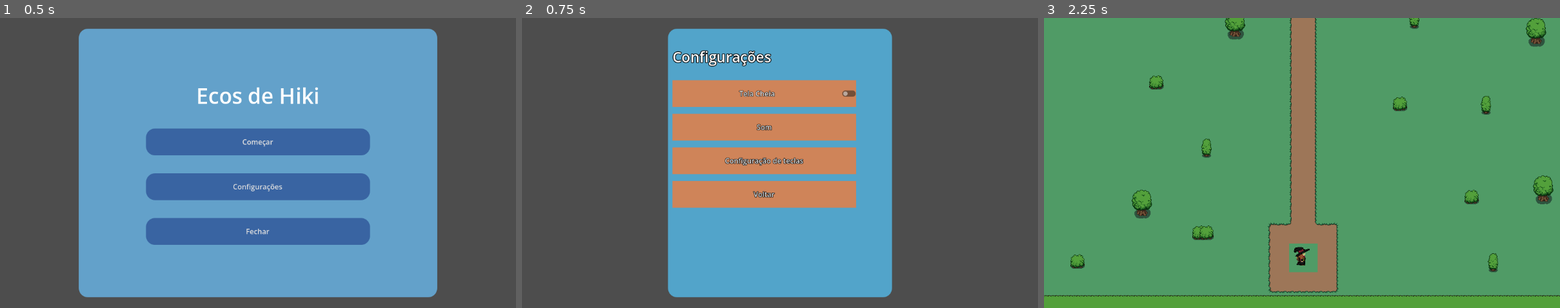
Above: before the commit, frames 1-3 (left to right).
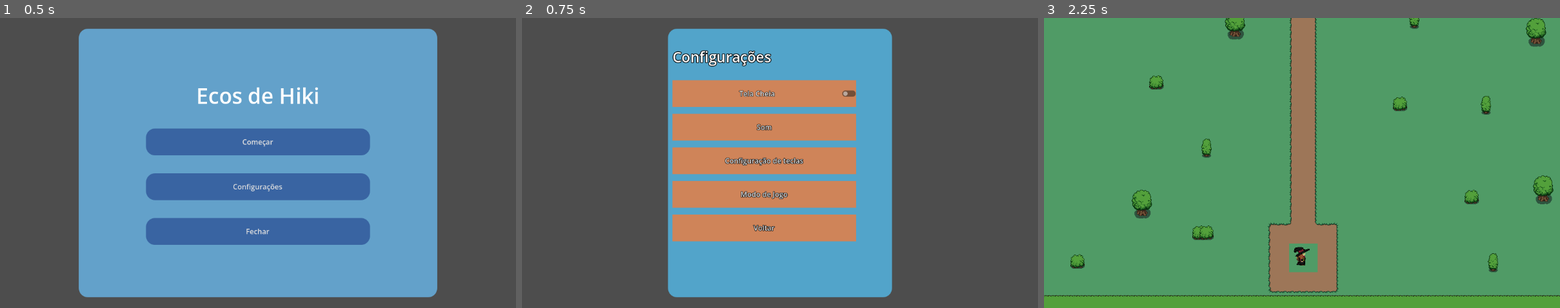
Above: after the commit, the same moments.

Repository: KidovieckF/ecos-tg
Game: Godot game, scene res://Cenas/Mundo/Menu_inicial.tscn
Two runs of this game, one before a commit and one after it. Both use one fixed random seed, a clock stepped at 60 frames per second and the inputs below. The engine's default icon, where the game draws it, is replaced by a stand-in: a white triangle on a blue panel in a dark square.
Inputs:
- Up to frame 1 (0.5 s): no input
- Up to frame 2 (0.75 s): click "Configurações" at 0.5 s
- Up to frame 3 (2.25 s): click "Voltar" at 1.25 s; click "Começar" at 2 s

Frame 1 is identical in both runs. In frame 2, 3.5% of the frame differs, in the area x 29-65%, y 59-78%; in frame 3, nothing differs.

Commit message:
12/08 13:01
Implementação dos dois modos de jogo, Direcional e Mouse

Diff:
--- a/Cenas/Inimigos/sala_teste.tscn
+++ b/Cenas/Inimigos/sala_teste.tscn
@@ -8,7 +8,9 @@
 [ext_resource type="PackedScene" uid="uid://tg2ghdhmth" path="res://Cenas/Player/player.tscn" id="5_iqsdl"]
 [ext_resource type="PackedScene" uid="uid://cn8y5s0pru1up" path="res://Cenas/Mundo/HUD.tscn" id="6_4qyc7"]
 [ext_resource type="Resource" uid="uid://cdc5maehwv413" path="res://Recursos/Player/Alice.tres" id="7_2w4bb"]
+[ext_resource type="Resource" uid="uid://ddmiyd4uofc2b" path="res://Recursos/Armas/Missil.tres" id="8_iqsdl"]
 [ext_resource type="Resource" uid="uid://dx613t2wpryvs" path="res://Recursos/Armas/Arma_mods.tres" id="9_dyyns"]
+[ext_resource type="PackedScene" uid="uid://cukq5y8hrtubj" path="res://Cenas/Inimigos/Miniboss/Miniboss_base.tscn" id="11_4qyc7"]
 
 [sub_resource type="TileSetAtlasSource" id="TileSetAtlasSource_2w4bb"]
 texture = ExtResource("1_cyofo")
@@ -127,6 +129,10 @@
 [node name="Player" parent="." unique_id=2096888764 instance=ExtResource("5_iqsdl")]
 position = Vector2(281, 311)
 personagem = ExtResource("7_2w4bb")
+arma = ExtResource("8_iqsdl")
 proj_mods = ExtResource("9_dyyns")
 
 [node name="HUD" parent="." unique_id=856288748 instance=ExtResource("6_4qyc7")]
+
+[node name="Miniboss" parent="." unique_id=1074078104 instance=ExtResource("11_4qyc7")]
+position = Vector2(679, 315)
--- a/Cenas/Mundo/Lobby/Selecao_Arma.tscn
+++ b/Cenas/Mundo/Lobby/Selecao_Arma.tscn
@@ -1,7 +1,7 @@
 [gd_scene format=3 uid="uid://c4v0irdmavpp2"]
 
 [ext_resource type="Script" uid="uid://bgkbpgqknvjps" path="res://Scripts/Mundo/Lobby/selecao_arma.gd" id="1_v3ayk"]
-[ext_resource type="Script" uid="uid://bmxf0u4dayjym" path="res://Recursos/arma_recurso.gd" id="2_ism1s"]
+[ext_resource type="Script" uid="uid://bmxf0u4dayjym" path="res://Recursos/Armas/arma_recurso.gd" id="2_ism1s"]
 [ext_resource type="Resource" uid="uid://ddmiyd4uofc2b" path="res://Recursos/Armas/Missil.tres" id="3_6irj2"]
 [ext_resource type="Resource" uid="uid://bk7atnl1twgbk" path="res://Recursos/Armas/Circulo_Fogo.tres" id="4_0sn3p"]
 [ext_resource type="Resource" uid="uid://b36ypyd4u11v7" path="res://Recursos/Armas/Laser.tres" id="5_snjkb"]
--- a/Cenas/Mundo/NPCS/npc.tscn
+++ b/Cenas/Mundo/NPCS/npc.tscn
@@ -2,10 +2,11 @@
 
 [ext_resource type="Texture2D" uid="uid://bh6fc76w8pbv7" path="res://icon.svg" id="1_7d1ki"]
 [ext_resource type="Script" uid="uid://y42mjlpgpaur" path="res://Scripts/Mundo/NPCS/npc.gd" id="1_jfeb3"]
-[ext_resource type="Script" uid="uid://b1j7iupjo2avo" path="res://Recursos/FalaRecurso.gd" id="2_pga6u"]
+[ext_resource type="Script" uid="uid://b1j7iupjo2avo" path="res://Recursos/Npcs/FalaRecurso.gd" id="2_pga6u"]
 [ext_resource type="Resource" uid="uid://xerumnbc3lwc" path="res://Recursos/Npcs/Dialogos/Dialogo1.tres" id="3_6s67h"]
 [ext_resource type="Resource" uid="uid://dcmd1h5obd6fo" path="res://Recursos/Npcs/Dialogos/Dialogo1.2.tres" id="4_6s67h"]
 [ext_resource type="Resource" uid="uid://bgbermybki7fo" path="res://Recursos/Npcs/Dialogos/Dialogo1.3.tres" id="5_tcd3m"]
+
 
 [sub_resource type="CircleShape2D" id="CircleShape2D_jfeb3"]
 radius = 78.160095
--- a/Cenas/Mundo/configs.tscn
+++ b/Cenas/Mundo/configs.tscn
@@ -101,6 +101,17 @@
 theme_override_styles/hover = SubResource("StyleBoxFlat_gkp0h")
 text = "Controles"
 
+[node name="modoBtn" type="Button" parent="GridContainer/Panel/MarginContainer/VBoxContainer2/VBoxContainer" unique_id=537505925]
+unique_name_in_owner = true
+custom_minimum_size = Vector2(30, 60)
+layout_mode = 2
+theme_override_constants/outline_size = 4
+theme_override_constants/h_separation = 10
+theme_override_styles/normal = SubResource("StyleBoxFlat_h6ouc")
+theme_override_styles/pressed = SubResource("StyleBoxFlat_ghvyg")
+theme_override_styles/hover = SubResource("StyleBoxFlat_gkp0h")
+text = "Modo de Jogo"
+
 [node name="voltarBtn" type="Button" parent="GridContainer/Panel/MarginContainer/VBoxContainer2/VBoxContainer" unique_id=681556278]
 unique_name_in_owner = true
 custom_minimum_size = Vector2(30, 60)
@@ -113,4 +124,5 @@
 
 [connection signal="toggled" from="GridContainer/Panel/MarginContainer/VBoxContainer2/VBoxContainer/viewBtn" to="." method="_on_view_btn_toggled"]
 [connection signal="pressed" from="GridContainer/Panel/MarginContainer/VBoxContainer2/VBoxContainer/keyBindBtn" to="." method="_on_key_bind_btn_pressed"]
+[connection signal="pressed" from="GridContainer/Panel/MarginContainer/VBoxContainer2/VBoxContainer/modoBtn" to="." method="_on_modo_btn_pressed"]
 [connection signal="pressed" from="GridContainer/Panel/MarginContainer/VBoxContainer2/VBoxContainer/voltarBtn" to="." method="_on_voltar_btn_pressed"]
--- /dev/null
+++ b/Cenas/Page/ModoJogo_Page.tscn
@@ -0,0 +1,151 @@
+[gd_scene format=3 uid="uid://c2h6ln6wms0te"]
+
+[ext_resource type="Script" uid="uid://bhtqiq2wxffrw" path="res://Scripts/Page/MododeJogo_Page.gd" id="1_5v471"]
+
+[sub_resource type="StyleBoxFlat" id="StyleBoxFlat_22k4p"]
+bg_color = Color(0.20116621, 0.6701982, 0.73026145, 1)
+corner_radius_top_left = 20
+corner_radius_top_right = 20
+corner_radius_bottom_right = 20
+corner_radius_bottom_left = 20
+corner_detail = 20
+
+[sub_resource type="StyleBoxFlat" id="StyleBoxFlat_06ul2"]
+bg_color = Color(0.79090595, 0.5359514, 0.3105779, 1)
+
+[sub_resource type="StyleBoxFlat" id="StyleBoxFlat_0sntc"]
+bg_color = Color(0.8003111, 0.54096544, 0.0056778886, 1)
+corner_radius_top_left = 20
+corner_radius_top_right = 20
+corner_radius_bottom_right = 20
+corner_radius_bottom_left = 20
+
+[sub_resource type="StyleBoxFlat" id="StyleBoxFlat_7715k"]
+bg_color = Color(0.8117647, 0.5176471, 0.34901962, 1)
+
+[sub_resource type="StyleBoxFlat" id="StyleBoxFlat_ry0mj"]
+bg_color = Color(0.5568628, 0.3254902, 0.19215687, 1)
+
+[sub_resource type="StyleBoxFlat" id="StyleBoxFlat_kcudh"]
+bg_color = Color(0.5568628, 0.3254902, 0.19215687, 1)
+
+[node name="Control" type="Control" unique_id=778765263]
+layout_mode = 3
+anchors_preset = 15
+anchor_right = 1.0
+anchor_bottom = 1.0
+grow_horizontal = 2
+grow_vertical = 2
+script = ExtResource("1_5v471")
+
+[node name="Panel" type="Panel" parent="." unique_id=501589667]
+custom_minimum_size = Vector2(500, 600)
+layout_mode = 1
+anchors_preset = 8
+anchor_left = 0.5
+anchor_top = 0.5
+anchor_right = 0.5
+anchor_bottom = 0.5
+offset_left = -250.0
+offset_top = -300.0
+offset_right = 250.0
+offset_bottom = 300.0
+grow_horizontal = 2
+grow_vertical = 2
+size_flags_horizontal = 6
+size_flags_vertical = 6
+theme_override_styles/panel = SubResource("StyleBoxFlat_22k4p")
+
+[node name="MarginContainer" type="MarginContainer" parent="Panel" unique_id=1403887249]
+layout_mode = 1
+anchors_preset = 15
+anchor_right = 1.0
+anchor_bottom = 1.0
+grow_horizontal = 2
+grow_vertical = 2
+theme_override_constants/margin_left = 30
+theme_override_constants/margin_top = 20
+theme_override_constants/margin_right = 30
+theme_override_constants/margin_bottom = 30
+
+[node name="VBoxContainer2" type="VBoxContainer" parent="Panel/MarginContainer" unique_id=343447408]
+layout_mode = 2
+theme_override_constants/separation = 36
+
+[node name="Label" type="Label" parent="Panel/MarginContainer/VBoxContainer2" unique_id=1292902458]
+layout_mode = 2
+theme_override_constants/outline_size = 8
+theme_override_font_sizes/font_size = 32
+text = "Modos de Jogo"
+horizontal_alignment = 1
+vertical_alignment = 1
+
+[node name="Panel" type="Panel" parent="Panel/MarginContainer/VBoxContainer2" unique_id=1600791492]
+custom_minimum_size = Vector2(400, 30)
+layout_mode = 2
+size_flags_horizontal = 8
+
+[node name="ModoDirecional" type="CheckButton" parent="Panel/MarginContainer/VBoxContainer2/Panel" unique_id=670372322]
+unique_name_in_owner = true
+layout_mode = 1
+anchors_preset = 15
+anchor_right = 1.0
+anchor_bottom = 1.0
+grow_horizontal = 2
+grow_vertical = 2
+size_flags_horizontal = 4
+size_flags_vertical = 4
+theme_override_styles/normal = SubResource("StyleBoxFlat_06ul2")
+text = "Modo Direcional"
+
+[node name="Label2" type="Label" parent="Panel/MarginContainer/VBoxContainer2" unique_id=957948402]
+custom_minimum_size = Vector2(400, 50)
+layout_mode = 2
+size_flags_horizontal = 8
+theme_override_styles/normal = SubResource("StyleBoxFlat_0sntc")
+text = "Nesse modo o tiro vai na direção que a
+está olhando."
+horizontal_alignment = 1
+vertical_alignment = 1
+
+[node name="Panel2" type="Panel" parent="Panel/MarginContainer/VBoxContainer2" unique_id=53284146]
+custom_minimum_size = Vector2(400, 30)
+layout_mode = 2
+size_flags_horizontal = 8
+
+[node name="ModoMouse" type="CheckButton" parent="Panel/MarginContainer/VBoxContainer2/Panel2" unique_id=317992285]
+unique_name_in_owner = true
+layout_mode = 1
+anchors_preset = 15
+anchor_right = 1.0
+anchor_bottom = 1.0
+grow_horizontal = 2
+grow_vertical = 2
+size_flags_horizontal = 4
+size_flags_vertical = 4
+theme_override_styles/normal = SubResource("StyleBoxFlat_06ul2")
+text = "Modo Mouse"
+
+[node name="Label3" type="Label" parent="Panel/MarginContainer/VBoxContainer2" unique_id=1981337317]
+custom_minimum_size = Vector2(400, 50)
+layout_mode = 2
+size_flags_horizontal = 8
+theme_override_styles/normal = SubResource("StyleBoxFlat_0sntc")
+text = "Nesse modo a persnoagem atira na direção
+que o mouse está"
+horizontal_alignment = 1
+vertical_alignment = 1
+
+[node name="voltarBtn" type="Button" parent="Panel/MarginContainer/VBoxContainer2" unique_id=661851645]
+unique_name_in_owner = true
+custom_minimum_size = Vector2(30, 60)
+layout_mode = 2
+size_flags_vertical = 8
+theme_override_styles/normal = SubResource("StyleBoxFlat_7715k")
+theme_override_styles/pressed = SubResource("StyleBoxFlat_ry0mj")
+theme_override_styles/hover = SubResource("StyleBoxFlat_kcudh")
+text = "Voltar"
+
+[connection signal="toggled" from="Panel/MarginContainer/VBoxContainer2/Panel/ModoDirecional" to="." method="_on_modo_direcional_toggled"]
+[connection signal="toggled" from="Panel/MarginContainer/VBoxContainer2/Panel2/ModoMouse" to="." method="_on_modo_mouse_toggled"]
+[connection signal="pressed" from="Panel/MarginContainer/VBoxContainer2/voltarBtn" to="." method="_on_voltar_btn_pressed"]
--- a/Recursos/Armas/Magia1.tres
+++ b/Recursos/Armas/Magia1.tres
@@ -1,7 +1,8 @@
 [gd_resource type="Resource" script_class="ArmaRecurso" format=3 uid="uid://nqd3f7pgsn57"]
 
-[ext_resource type="Script" uid="uid://bmxf0u4dayjym" path="res://Recursos/arma_recurso.gd" id="1_ldopy"]
+[ext_resource type="Script" uid="uid://bmxf0u4dayjym" path="res://Recursos/Armas/arma_recurso.gd" id="1_ldopy"]
 [ext_resource type="PackedScene" uid="uid://b4pgpn82u17im" path="res://Cenas/Player/Magias/Magia1.tscn" id="1_x3rwy"]
+
 
 [resource]
 script = ExtResource("1_ldopy")
--- a/Recursos/Armas/arma_fogo.gd
+++ b/Recursos/Armas/arma_fogo.gd
@@ -4,7 +4,7 @@
 @export var debuff_fogo : DebuffsData
 
 
-func usar_arma(player,delta,dano_mult, dano_add):
+func usar_arma(player,delta,dano_mult, dano_add, direcao):
 	var daninho = (dano + dano_add) * dano_mult
 	var i = 0
 	if player.get_node("VolleyCooldown").is_stopped():
--- a/Recursos/arma_recurso.gd
+++ b/Recursos/Armas/arma_recurso.gd
@@ -7,7 +7,7 @@
 @export var efeito : PackedScene
 @export var textura : Texture
 
-func usar_arma(player,delta,dano_mult,dano_add):
+func usar_arma(player,delta,dano_mult,dano_add, direcao):
 	pass
 
 func parar_uso(player):
--- a/Recursos/Armas/gravity.gd
+++ b/Recursos/Armas/gravity.gd
@@ -4,7 +4,7 @@
 var buracos_ativo = []
 var buracos_totais = 1
 
-func usar_arma(player,delta,dano_mult, dano_add):
+func usar_arma(player,delta,dano_mult, dano_add, direcao):
 	if buracos_ativo.size() < buracos_totais:
 		var dano_atual = dano
 		dano_atual += dano_add
@@ -14,7 +14,7 @@
 		novo_gravity.scale *= player.proj_mods.tamanho
 		player.get_parent().add_child(novo_gravity)
 		novo_gravity.global_position = player.global_position
-		novo_gravity.start(dano_atual, player.global_position, speed)
+		novo_gravity.start(dano_atual, player.global_position, speed, direcao)
 		player.get_node("AttackTimer").start()
 		buracos_ativo.append(novo_gravity)
 		novo_gravity.tree_exited.connect(func():
--- a/Recursos/Armas/laser.gd
+++ b/Recursos/Armas/laser.gd
@@ -5,7 +5,7 @@
 var dano_atual = dano
 var charge_ativo = null
 
-func usar_arma(player,delta,dano_mult, dano_add):
+func usar_arma(player,delta,dano_mult, dano_add, direcao):
 	dano_atual += dano_add
 	dano_atual *= dano_mult
 	if player.get_node("AttackTimer").is_stopped():
--- a/Recursos/Armas/missil_mag.gd
+++ b/Recursos/Armas/missil_mag.gd
@@ -5,7 +5,7 @@
 var cooldown = 0
 
 
-func disparar_burst(player, dano_mult, dano_add, proj_por_burst):
+func disparar_burst(player, dano_mult, dano_add, proj_por_burst,direcao):
 	for i in range(proj_por_burst):
 		var dano_atual = dano
 		dano_atual += dano_add
@@ -14,10 +14,10 @@
 		novo_missil.scale *= player.proj_mods.tamanho
 		player.get_parent().add_child(novo_missil)
 		novo_missil.global_position = player.global_position
-		novo_missil.start(dano_atual, player.proj_mods.velocidade, proj_por_burst, i, player.proj_mods.bounces, player.proj_mods.perfurante)
+		novo_missil.start(dano_atual, player.proj_mods.velocidade, proj_por_burst, i, player.proj_mods.bounces, player.proj_mods.perfurante, direcao)
 
 
-func usar_arma(player, delta, dano_mult, dano_add):
+func usar_arma(player, delta, dano_mult, dano_add, direcao):
 	print("atirei")
 	var total = player.proj_mods.rajada
 	var proj_por_burst = player.proj_mods.proj_extras + 1
@@ -25,13 +25,13 @@
 
 	for idx in range(total):
 		if idx == 0:
-			disparar_burst(player, dano_mult, dano_add, proj_por_burst)
+			disparar_burst(player, dano_mult, dano_add, proj_por_burst, direcao)
 		else:
 			var timer = player.get_tree().create_timer(idx * intervalo)
 			timer.timeout.connect(func():
-				disparar_burst(player, dano_mult, dano_add, proj_por_burst)
+				disparar_burst(player, dano_mult, dano_add, proj_por_burst, direcao)
 			)
+	player.get_node("AttackTimer").start()
 
-	player.get_node("AttackTimer").start()
 func parar_uso(player):
 	pass
--- a/Recursos/Npcs/Dialogos/Dialogo1.2.tres
+++ b/Recursos/Npcs/Dialogos/Dialogo1.2.tres
@@ -1,6 +1,7 @@
 [gd_resource type="Resource" script_class="FalaRecurso" format=3 uid="uid://dcmd1h5obd6fo"]
 
-[ext_resource type="Script" uid="uid://b1j7iupjo2avo" path="res://Recursos/FalaRecurso.gd" id="1_rxaj6"]
+[ext_resource type="Script" uid="uid://b1j7iupjo2avo" path="res://Recursos/Npcs/FalaRecurso.gd" id="1_rxaj6"]
+
 
 [resource]
 script = ExtResource("1_rxaj6")
--- a/Recursos/Npcs/Dialogos/Dialogo1.3.tres
+++ b/Recursos/Npcs/Dialogos/Dialogo1.3.tres
@@ -1,6 +1,7 @@
 [gd_resource type="Resource" script_class="FalaRecurso" format=3 uid="uid://bgbermybki7fo"]
 
-[ext_resource type="Script" uid="uid://b1j7iupjo2avo" path="res://Recursos/FalaRecurso.gd" id="1_6hftc"]
+[ext_resource type="Script" uid="uid://b1j7iupjo2avo" path="res://Recursos/Npcs/FalaRecurso.gd" id="1_6hftc"]
+
 
 [resource]
 script = ExtResource("1_6hftc")
--- a/Recursos/Npcs/Dialogos/Dialogo1.tres
+++ b/Recursos/Npcs/Dialogos/Dialogo1.tres
@@ -1,8 +1,9 @@
 [gd_resource type="Resource" script_class="FalaRecurso" format=3 uid="uid://xerumnbc3lwc"]
 
-[ext_resource type="Script" uid="uid://b1j7iupjo2avo" path="res://Recursos/FalaRecurso.gd" id="1_aikou"]
+[ext_resource type="Script" uid="uid://b1j7iupjo2avo" path="res://Recursos/Npcs/FalaRecurso.gd" id="1_aikou"]
 [ext_resource type="Resource" uid="uid://dcmd1h5obd6fo" path="res://Recursos/Npcs/Dialogos/Dialogo1.2.tres" id="2_va6yy"]
 [ext_resource type="Resource" uid="uid://bgbermybki7fo" path="res://Recursos/Npcs/Dialogos/Dialogo1.3.tres" id="3_5fq4k"]
+
 
 [resource]
 script = ExtResource("1_aikou")
--- a/Recursos/Player/Alice.tres
+++ b/Recursos/Player/Alice.tres
@@ -1,6 +1,6 @@
 [gd_resource type="Resource" script_class="player_data" format=3 uid="uid://cdc5maehwv413"]
 
-[ext_resource type="Script" uid="uid://bu1g8tbdi60p8" path="res://Recursos/player_recurso.gd" id="1_868og"]
+[ext_resource type="Script" uid="uid://bu1g8tbdi60p8" path="res://Recursos/Player/player_recurso.gd" id="1_868og"]
 
 [resource]
 script = ExtResource("1_868og")
--- a/Scripts/Magias/gravity.gd
+++ b/Scripts/Magias/gravity.gd
@@ -17,7 +17,7 @@
 	if inimigos_dentro.size() > 0:
 		for inimigo in inimigos_dentro:
 			if is_instance_valid(inimigo):
-				var direcao = (centro_global - inimigo.global_position).normalized()
+				var direcao = direcao_bala
 				inimigo.position += direcao * 100 * delta
 
 func _on_body_entered(body: Node2D) -> void:
@@ -25,10 +25,10 @@
 		inimigos_dentro.append(body)
 		dentro = true
 
-func start(dano, player_pos, speed):
+func start(dano, player_pos, speed, direcao):
 	bala_speed = speed
 	bala_dano = dano
-	direcao_bala = (get_global_mouse_position() - player_pos).normalized()
+	direcao_bala = direcao
 
 
 
--- a/Scripts/Mundo/RunData.gd
+++ b/Scripts/Mundo/RunData.gd
@@ -7,7 +7,7 @@
 var arma_escolhida: ArmaRecurso
 var proj_mods: ProjMods
 
-# snapshot do player (usado ao trocar de andar)
+
 var vida_max := 0.0
 var vida_atual := 0.0
 var xp_atual := 0.0
@@ -16,6 +16,8 @@
 var dano_adicional := 0
 var dificuldade = 1
 var mult_dificuldade = 1 + (dificuldade * 0.05)
+
+var gamemode = "Mouse"
 
 func multiplicar_dificuldade() -> float:
 	return 1.0 + dificuldade * 0.05
--- a/Scripts/Mundo/configs.gd
+++ b/Scripts/Mundo/configs.gd
@@ -36,3 +36,7 @@
 
 func _on_voltar_btn_pressed() -> void:
 	get_tree().change_scene_to_file("res://Cenas/Mundo/Menu_inicial.tscn")
+
+
+func _on_modo_btn_pressed() -> void:
+	get_tree().change_scene_to_file("res://Cenas/Page/ModoJogo_Page.tscn")
--- /dev/null
+++ b/Scripts/Page/MododeJogo_Page.gd
@@ -0,0 +1,31 @@
+extends Control
+
+
+func _ready() -> void:
+	pass
+
+
+func _process(delta: float) -> void:
+	pass
+
+
+
+
+func _on_modo_direcional_toggled(toggled_on: bool) -> void:
+	if toggled_on:
+		RunData.gamemode = "Direcional"
+		%ModoMouse.set_pressed_no_signal(false) # Desliga em modo furtivo!
+
+
+
+
+
+func _on_modo_mouse_toggled(toggled_on: bool) -> void:
+	if toggled_on:
+		RunData.gamemode = "Mouse"
+		print(RunData.gamemode)
+		%ModoDirecional.set_pressed_no_signal(false)
+
+
+func _on_voltar_btn_pressed() -> void:
+	get_tree().change_scene_to_file("res://Cenas/Mundo/configs.tscn")
--- a/Scripts/Player/missil_magico.gd
+++ b/Scripts/Player/missil_magico.gd
@@ -41,14 +41,14 @@
 
 
 
-func start(dano, speed, projeteis, indice, bounce, perfurante):
+func start(dano, speed, projeteis, indice, bounce, perfurante, direcao):
 	bounces = bounce
 	indice_projetil = indice
 	q_projeteis = projeteis
 	dano_bala = dano
 	speed_bala = speed
 	perfurante_cena = perfurante
-	direction = (get_global_mouse_position() - global_position).normalized()
+	direction = direcao
 	var desvio = (indice_projetil - (q_projeteis - 1) / 2.0) * 20.0
 	direction = direction.rotated(deg_to_rad(desvio))
 	$Destruir.start()
--- a/Scripts/Player/player.gd
+++ b/Scripts/Player/player.gd
@@ -20,6 +20,8 @@
 var dashando = false
 var direcao_dash = Vector2.ZERO
 
+var direcao_tiro
+
 @onready var sprite = $Sprite2D
 @onready var hud = get_tree().get_first_node_in_group("HUD")
 var game_over_scene = preload("res://Cenas/Mundo/Game_over.tscn")
@@ -29,6 +31,7 @@
 var magia1 = preload("res://Cenas/Player/Magias/Magia1.tscn")
 
 func _ready() -> void:
+
 	if RecursosGlobais.arma_escolhida:
 		arma = RecursosGlobais.arma_escolhida
 	if RunData.arma_escolhida == null:
@@ -41,8 +44,12 @@
 	if $AttackTimer.is_stopped():
 		if Input.is_action_pressed("Atirar"):
 			atacando = true
-			arma.usar_arma(self, delta, personagem.dano_mult, dano_adicional)
 			var direcao_calculada = (get_global_mouse_position() - global_position).normalized()
+			if RunData.gamemode == "Direcional":
+				direcao_tiro = last_direction
+			elif RunData.gamemode == "Mouse":
+				direcao_tiro = direcao_calculada
+			arma.usar_arma(self, delta, personagem.dano_mult, dano_adicional, direcao_tiro)
 			if abs(direcao_calculada.x) > abs(direcao_calculada.y) and direcao_calculada.x > 0:
 				$Sprite2D.flip_h = false
 				$Sprite2D.play("AtirandoLado")
@@ -132,7 +139,7 @@
 func atirar():
 	var nova_magia = arma.projetil.instantiate()
 	get_parent().add_child(nova_magia)
-	var direcao_calculada = (get_global_mouse_position() - global_position).normalized()
+	var direcao_calculada = (last_direction - global_position).normalized()
 	nova_magia.start(global_position, direcao_calculada, arma.dano, arma.speed)
 	$AttackTimer.start()
 
Renamed: Recursos/arma_recurso.gd.uid -> Recursos/Armas/arma_recurso.gd.uid
Renamed: Recursos/FalaRecurso.gd -> Recursos/Npcs/FalaRecurso.gd
Renamed: Recursos/FalaRecurso.gd.uid -> Recursos/Npcs/FalaRecurso.gd.uid
Renamed: Recursos/player_recurso.gd -> Recursos/Player/player_recurso.gd
Renamed: Recursos/player_recurso.gd.uid -> Recursos/Player/player_recurso.gd.uid
Not shown, added: Scripts/Page/MododeJogo_Page.gd.uid
